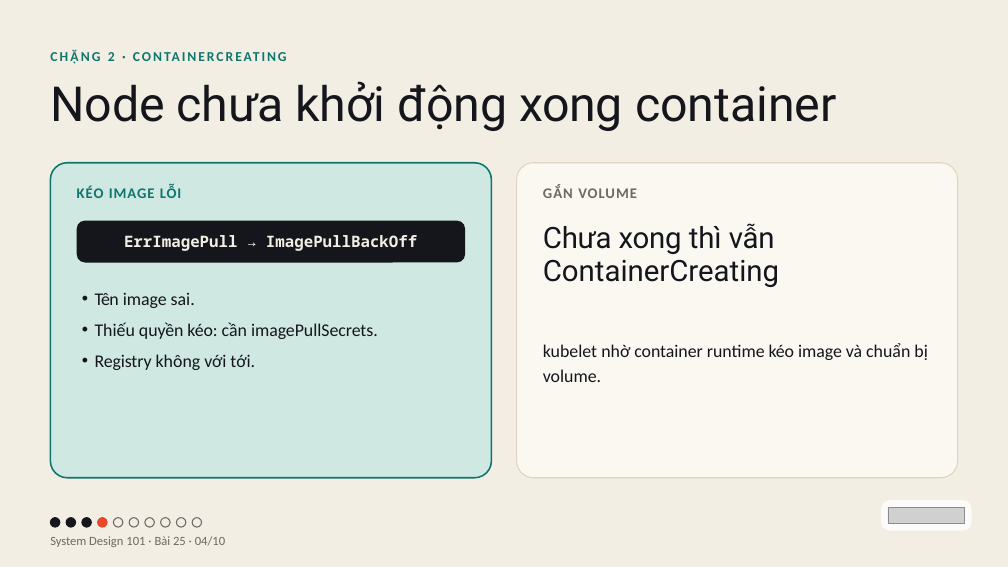
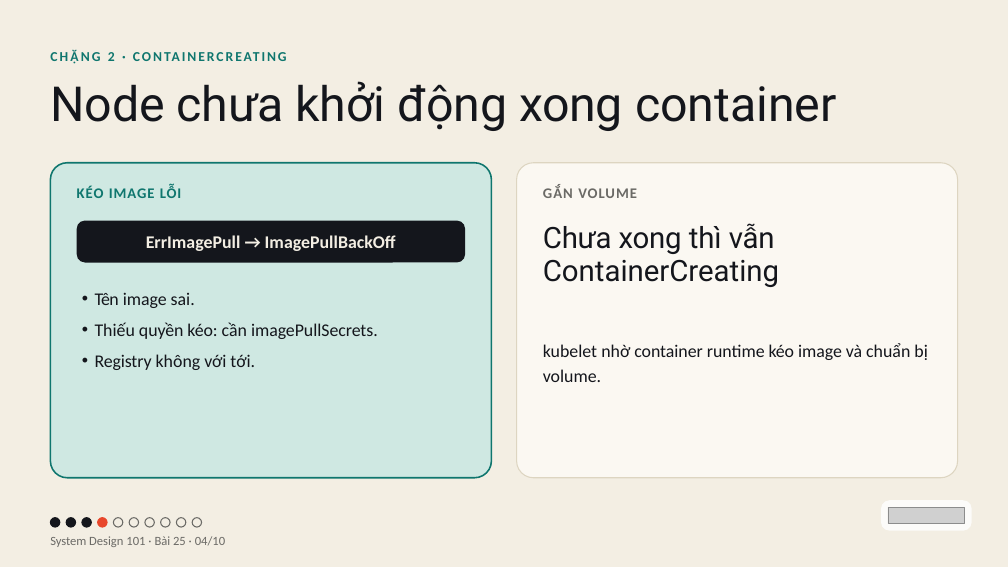
Before and after one commit to vohoailinh90/tool-marketing-studio, a slide deck: slide 4 of system-design-101/vi/lessons/sd-13-025/slides/sd-13-025.pptx. Drawn at 1008x567 pixels with LibreOffice and Linux fonts; fonts in the diff are those of the drawing; grey boxes stand for pictures. Boxes give left, top, right and bottom in pixels: in the first picture for what was removed or moved away, otherwise in the second. Text is boxed around its words. In the diff, an @@ line names an element or a change of style, - is before the commit and + after.

```diff
--- a/system-design-101/vi/lessons/sd-13-025/slides/sd-13-025.pptx
+++ b/system-design-101/vi/lessons/sd-13-025/slides/sd-13-025.pptx
@@ rounded rectangle "ErrImagePull → ImagePullBackOff" at bbox=[77, 221, 465, 263]: size 22.5 to 25.5 pt, font Noto Sans Mono to Calibri @@
```
Also in this commit, not shown: 5 other slides changed, 3 other files.
